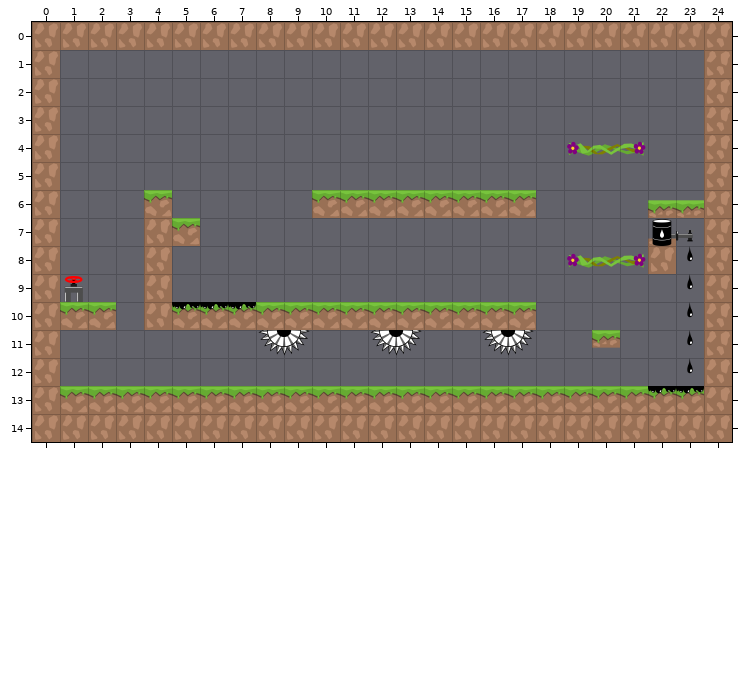
One commit to this Tiled map: android/assets/levels/ins_level_11.tmx. Above, as it was before the edit.
Cells are 128x128 px. Shown: x 0..24, y 0..14.
And afterwards:
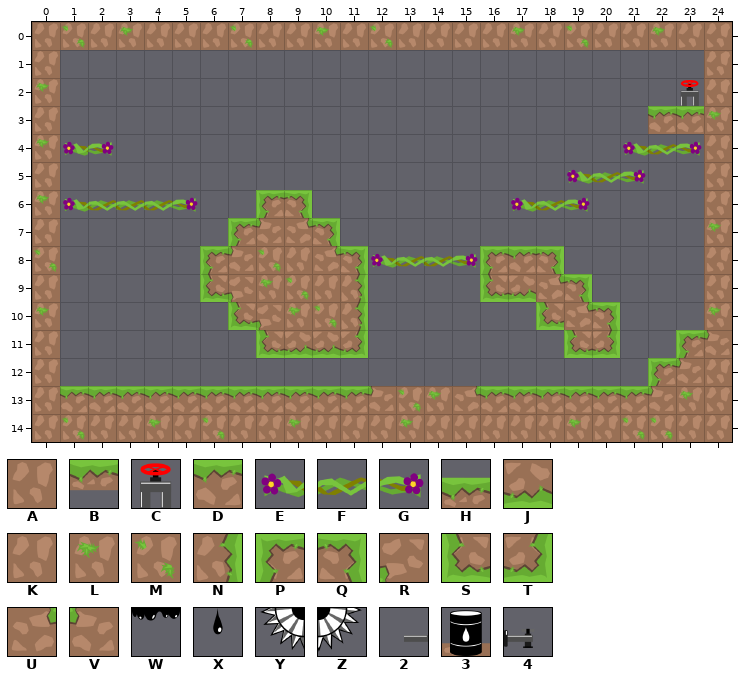
Key: from "tiles_128x128": A 0, B 1, C 10, D 12, E 21, F 22, G 23, H 29; from "tiles_128x128_green": J 1, K 4, L 7, M 8, N 10, P 18, Q 19, R 25, S 27, T 28, U 33, V 34; from "tiles_oil_128x128": W 0, X 9, Y 11, Z 12, 2 20, 3 23, 4 24.
_ is an empty cell.
The exact change:
Layer "graphics":
y 0: x 1 A -> M; x 3 A -> L; x 7 A -> M; x 10 A -> L; x 12 A -> M; x 17 A -> L; x 19 A -> M; x 22 A -> L
y 2: x 0 A -> L; x 23 _ -> C
y 3: x 22..24 __A -> DDL
y 4: x 0..2 A__ -> LEG; x 19..23 EFG__ -> __EFG
y 5: x 19..21 ___ -> EFG
y 6: x 0..5 A___D_ -> LEFFFG; x 8..19 __DDDDDDDD__ -> PQ_______EFG; x 22..23 HH -> __
y 7: x 4..5 AD -> __; x 7..10 ____ -> PVUQ; x 22 2 -> _; x 24 A -> L
y 8: x 0 A -> M; x 4 A -> _; x 6..22 _____________EFGA -> PVMKUQEFFGPDQ____
y 9: x 1 C -> _; x 4 A -> _; x 6..11 ______ -> SRLMKN; x 16..19 ____ -> SJUQ
y 10: x 0..2 ADD -> L__; x 4..20 ADDDDDDDDDDDDD___ -> ___SRLMN______SUQ; x 24 A -> L
y 11: x 8..13 YZ__YZ -> SJJT__; x 16..17 YZ -> __; x 19..20 _B -> ST; x 23..24 _A -> PV
y 12: x 22..23 __ -> PV
y 13: x 12..15 DDDD -> VMLU; x 22..23 DD -> VL
y 14: x 1 A -> M; x 4 A -> L; x 6 A -> M; x 9 A -> L; x 13 A -> L; x 19 A -> L; x 21..22 AA -> MM
Layer "oil":
y 7: x 22..23 34 -> __
y 8..9: x 23 X -> _
y 10: x 5..7 WWW -> ___; x 23 X -> _
y 11..12: x 23 X -> _
y 13: x 22..23 WW -> __
